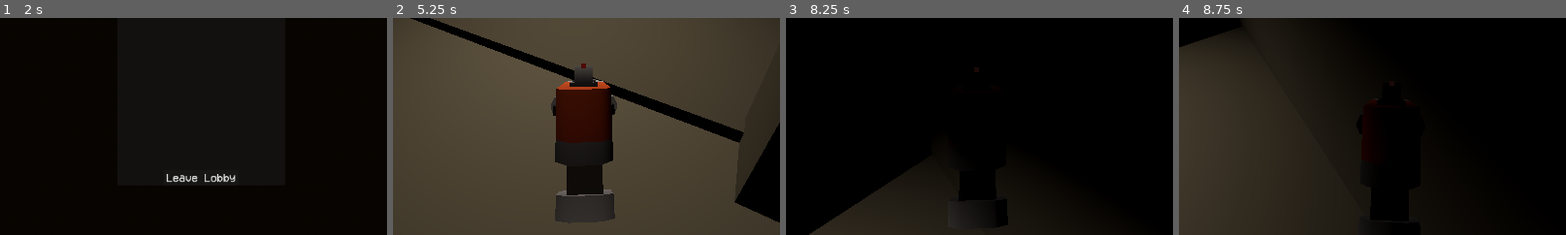
Above: before the commit, frames 1-4 (left to right).
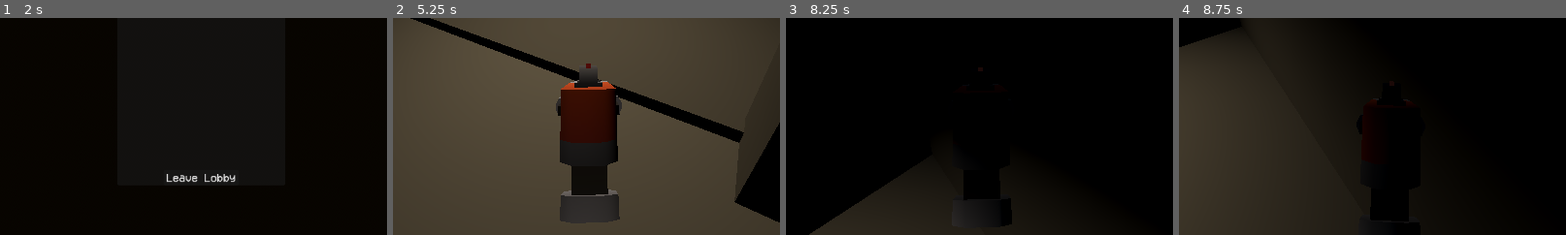
Above: after the commit, the same moments.

Repository: ts-scik/goop-gun
Game: Godot game, scene res://Prefabs/main_scene.tscn
The game is run twice, just before and just after one commit, with the same random seed, the same clock (stepped at 60 frames per second) and the same inputs. The engine's default icon, where the game draws it, is replaced by a stand-in: a white triangle on a blue panel in a dark square.
Inputs (mouse positions are % of the whole screen's width and height, from its top left):
- Up to frame 1 (2 s): click (46, 45) at 0.52 s; type "Alex" at 0.6 s; click "Host" at 1.25 s
- Up to frame 2 (5.25 s): click "Start Game" at 2 s; tap Enter at 2.75 s; move the mouse to (49, 52) at 2.77 s; hold Right mouse button (aim) 2.78-3.53 s; hold W (forward) 2.78-5.03 s; tap Space (jump) at 3.02, 3.77, 4.25 s; move the mouse to (57, 51) at 3.52 s; right-click (57, 51) at 3.6 s; move the mouse to (42, 49) at 4.27 s; hold Right mouse button (aim) 4.28-5.03 s; tap Tab (scoreboard) at 4.35 s; move the mouse to (51, 50) at 5.02 s; hold A (left) from 5.03 s (still down); click (51, 50) at 5.1 s
- Up to frame 3 (8.25 s): tap Space (jump) at 5.27, 6.02, 6.77, 8 s; right-click (51, 50) at 5.3 s; move the mouse to (46, 48) at 5.77 s; release A (left) at 5.78 s; hold Right mouse button (aim) 5.78-6.53 s; hold W (forward) 5.78-8.03 s; move the mouse to (55, 50) at 6.52 s; right-click (55, 50) at 6.6 s; tap Enter at 7.25 s; move the mouse to (45, 50) at 7.27 s; hold Right mouse button (aim) 7.28-8.03 s; tap Tab (scoreboard) at 7.35 s; move the mouse to (52, 48) at 8.02 s; hold D (right) from 8.03 s (still down); click (52, 48) at 8.1 s
- Up to frame 4 (8.75 s): keep holding D (right); tap Space (jump) at 8.27 s; right-click (52, 48) at 8.3 s
The pictures show only the part of the screen within x 24-74%, y 50-100%; the shares and areas given below are measured in that part.

Frame 1 is identical in both runs. In frame 2, 2.2% of the frame differs, in the area x 40-60%, y 20-95%; in frame 3, 0.1%; in frame 4, less than 0.1%.

Commit message:
upgraded to godot4, fixed aiming rotations, screamed at physics jitter

Diff:
--- a/Prefabs/UI/multiplayer_UI.tscn
+++ b/Prefabs/UI/multiplayer_UI.tscn
@@ -52,7 +52,7 @@
 offset_bottom = 133.0
 
 [node name="Server" type="Button" parent="Connect"]
-layout_mode = 2
+layout_mode = 0
 offset_left = 181.0
 offset_top = 38.0
 offset_right = 246.0
@@ -60,7 +60,7 @@
 text = "Host"
 
 [node name="Client" type="Button" parent="Connect"]
-layout_mode = 2
+layout_mode = 0
 offset_left = 181.0
 offset_top = 102.0
 offset_right = 246.0
--- a/Prefabs/world.tscn
+++ b/Prefabs/world.tscn
@@ -7,7 +7,7 @@
 [sub_resource type="ProceduralSkyMaterial" id="ProceduralSkyMaterial_xjhai"]
 sky_top_color = Color(0.423518, 0.519657, 0.559584, 1)
 sky_horizon_color = Color(0, 0, 0, 1)
-sky_energy_multiplier = 0.15
+sky_energy_multiplier = 0.3
 ground_bottom_color = Color(0.0915908, 0.073615, 0.052732, 1)
 ground_horizon_color = Color(0.662243, 0.671743, 0.686743, 1)
 energy_multiplier = 0.5
--- a/Scripts/Player/camera_controller.gd
+++ b/Scripts/Player/camera_controller.gd
@@ -49,7 +49,6 @@
 func _ready() -> void:
 	# Turn off automatic physics interpolation for the Camera3D
 	set_physics_interpolation_mode(Node.PHYSICS_INTERPOLATION_MODE_OFF)
-
 	# Early return if not multiplayer authority - clients own their cameras
 	if not is_multiplayer_authority(): return
 	# Disable transform inheritance from parent
@@ -59,10 +58,10 @@
 	# Capture the mouse
 	Input.mouse_mode = Input.MOUSE_MODE_CAPTURED
 	# Get the player camera, and start using it
+	gun_controller = get_node("GunController")
 	player_camera = get_node("PlayerCamera")
 	player_camera.current = true
 	# Get the gun controller and its debug UI
-	gun_controller = get_node("GunController")
 	boundary_rect = get_node("GunCanvas/BoundaryRect")
 	red_dot = get_node("GunCanvas/RedDot")
 	# Update all our screen-size-related variables
@@ -91,7 +90,6 @@
 	elif Input.mouse_mode == Input.MOUSE_MODE_CAPTURED and !aim_toggle and event.is_action_released("aim"):
 		# Disable aiming
 		aim_held = false
-		is_aiming = false
 
 
 ## Handles camera rotation / gun positioning
@@ -165,43 +163,38 @@
 func manage_aiming(delta) -> void:
 	# get target pos/rot
 	var player_interp = player_controller.get_global_transform_interpolated()
-	var unaimed_target_pos = to_local(
-		player_interp.origin + (player_interp.basis * holstered_pos)
-	)
-	var unaimed_target_rot = player_interp.basis.get_euler() + holstered_rot
+	var unaimed_target_pos = to_local(player_interp.origin + (player_interp.basis * holstered_pos))
+	var unaimed_target_rot = holstered_rot - Vector3(self.rotation.x,0,0)
 
 	# If we're in an aim transition,
 	if(aim_held or ads_timer > 0.0):
 		# If we're trying to aim
 		if(aim_held):
-			# update the aim timer
-			ads_timer += delta
-			# if we're there, update the aim variable
-			if(ads_timer/ads_time >= 1.0):
+			ads_timer += delta # update the aim timer
+			if(ads_timer/ads_time >= 1.0): # if we're there, update the aim variable
 				ads_timer = ads_time
 				is_aiming = true
 				# Debug - update our debug red-dot color
 				if(debug_dot): red_dot.color = Color.RED
 			last_aimed_target_pos = Vector3(0,0,-gun_hold_distance)
-			last_aimed_target_rot = self.global_rotation + Vector3.ZERO
+			last_aimed_target_rot = Vector3.ZERO
 		# If we're trying to de-aim
 		elif(!aim_held):
-			# update the aim timer
-			ads_timer = clampf(ads_timer, 0.0, ads_timer-delta)
-			# update is_aiming, last_aimed stuff
-			if(is_aiming):
+			ads_timer = clampf(ads_timer, 0.0, ads_timer-delta) # update the aim timer
+			if(is_aiming): # update is_aiming, last_aimed stuff
 				is_aiming = false
 				last_aimed_target_pos = gun_controller.position
-				last_aimed_target_rot = gun_controller.global_rotation
+				last_aimed_target_rot = gun_controller.rotation
 				# Debug - update our debug red-dot color
 				if(debug_dot):
 					red_dot.color = Color.BLUE
 					red_dot.position = screen_size/2
 		gun_controller.position = lerp(unaimed_target_pos, last_aimed_target_pos, ads_timer/ads_time)
-		gun_controller.global_rotation = lerp(unaimed_target_rot, last_aimed_target_rot, ads_timer/ads_time)
+		gun_controller.rotation = lerp(unaimed_target_rot, last_aimed_target_rot, ads_timer/ads_time)
 	else:
 		gun_controller.position = unaimed_target_pos
-		gun_controller.global_rotation = unaimed_target_rot
+		gun_controller.rotation = unaimed_target_rot
+
 
 ## Shoots
 func shoot():
@@ -216,14 +209,15 @@
 
 ## Updates the gun's position+rotation (for if gun exists in local space)
 func update_gun_local_space():
-	# Update whether gun is global/local
-	#gun_controller.top_level = false
 	# Update the gun's position
 	gun_controller.position = to_local(player_camera.project_position(mouse_position,gun_hold_distance))
 	# Update the gun's rotation (relative to camera)
-	var player_camera_interp = to_local(player_camera.get_global_transform_interpolated().origin) # get interpolated player_camera position in local space
-	var gun_controller_interp = to_local(gun_controller.get_global_transform_interpolated().origin) # get interpolated gun_controller position in local space
-	var fw_dir = gun_controller_interp - player_camera_interp # find vector from player camera to gun_controller (interpolated)
+# TODO: why was i interpolating this????
+	#var player_camera_interp = to_local(player_camera.get_global_transform_interpolated().origin) # get interpolated player_camera position in local space
+	#var gun_controller_interp = to_local(gun_controller.get_global_transform_interpolated().origin) # get interpolated gun_controller position in local space
+	#var fw_dir = gun_controller_interp - player_camera_interp # find vector from player camera to gun_controller (interpolated)
+# TODO : see above
+	var fw_dir = to_local(gun_controller.global_position) - to_local(player_camera.global_position) # find vector from player camera to gun_controller
 	gun_controller.basis = Basis.looking_at(fw_dir, Vector3.UP, false)
 
 
--- a/Scripts/world.gd
+++ b/Scripts/world.gd
@@ -37,6 +37,6 @@
 
 
 ## Custom spawn function override for BarrelSpawner
-func _ms_barrel(authority_pid : int) -> RigidBody3D:
+func _ms_barrel(_authority_pid : int) -> RigidBody3D:
 	var barrel : RigidBody3D = barrel_scene.instantiate()
 	return barrel
--- a/project.godot
+++ b/project.godot
@@ -12,7 +12,7 @@
 
 config/name="goop-gun"
 run/main_scene="uid://dk1pnqsqbyrb2"
-config/features=PackedStringArray("4.4", "GL Compatibility")
+config/features=PackedStringArray("4.5", "GL Compatibility")
 config/icon="res://icon.svg"
 
 [autoload]
